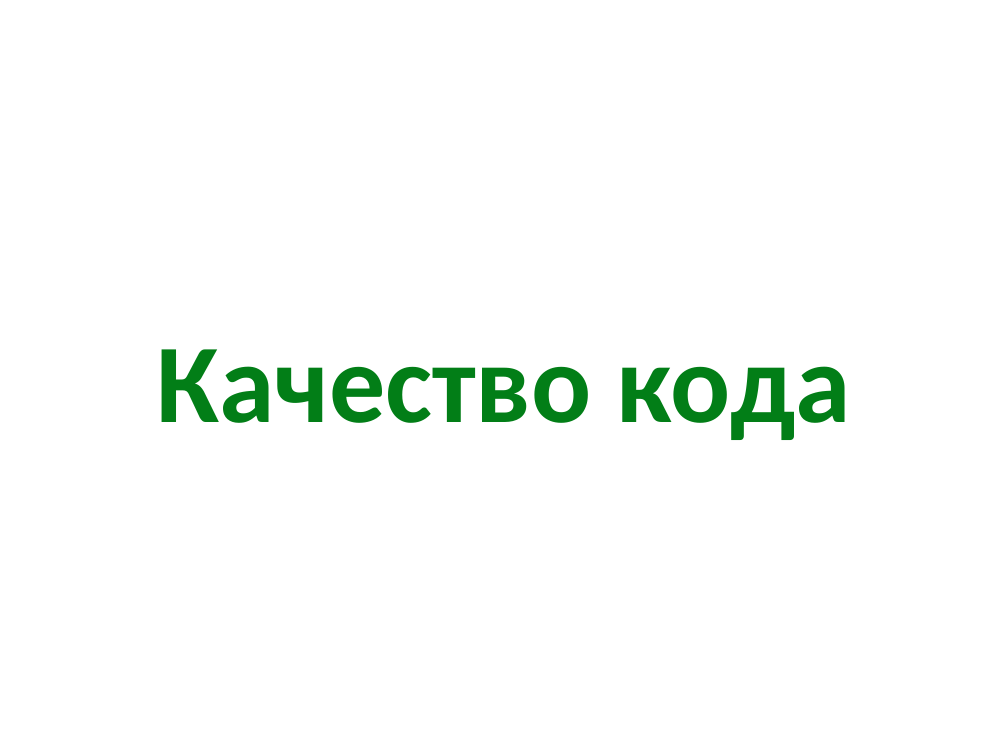
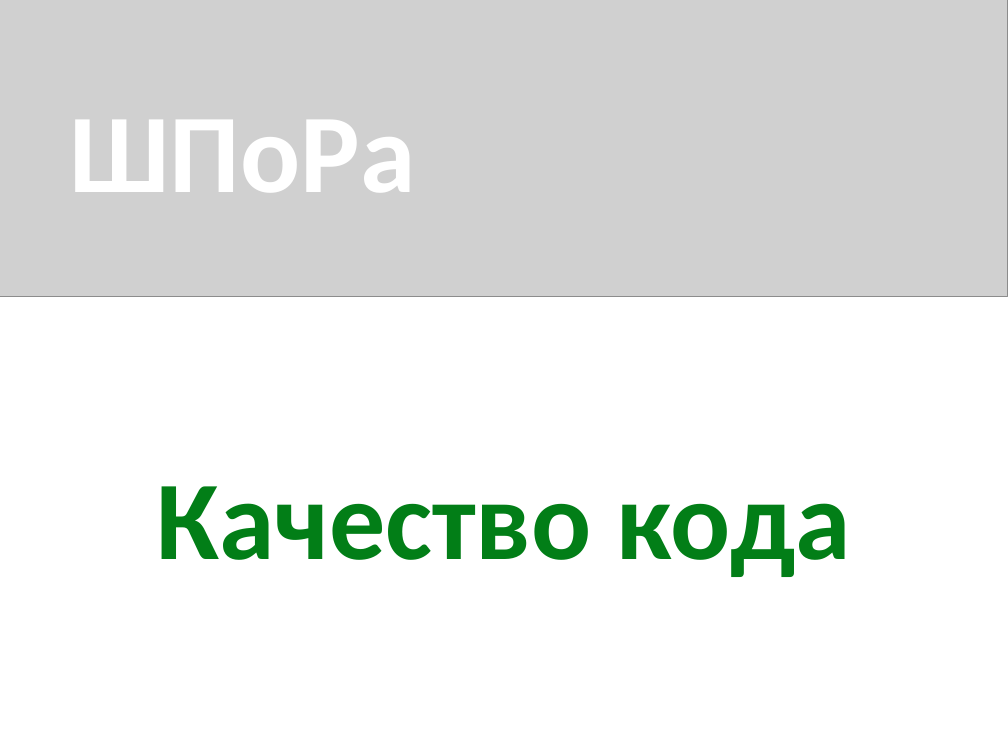
Before and after one commit to kontur-school-2015/01-quality, a slide deck: slide 1 of slides/quality-slides.pptx. Drawn at 1008x756 pixels with LibreOffice and Linux fonts; fonts in the diff are those of the drawing; grey boxes stand for pictures. Boxes give left, top, right and bottom in pixels: in the first picture for what was removed or moved away, otherwise in the second. Text is boxed around its words. In the diff, an @@ line names an element or a change of style, - is before the commit and + after.

```diff
--- a/slides/quality-slides.pptx
+++ b/slides/quality-slides.pptx
@@ picture added at (0, 0, 1008, 296) @@
@@ text added at (70, 120, 416, 192), 80 pt, text #FFFFFF, bold @@
+ШПоРа
@@ title "Качество кода": place and size @@
-title "Качество кода" at (156, 349, 851, 440)
+title "Качество кода" at (156, 486, 851, 577)
```
Also in this commit, not shown: 1 other slide changed, 1 other file.
